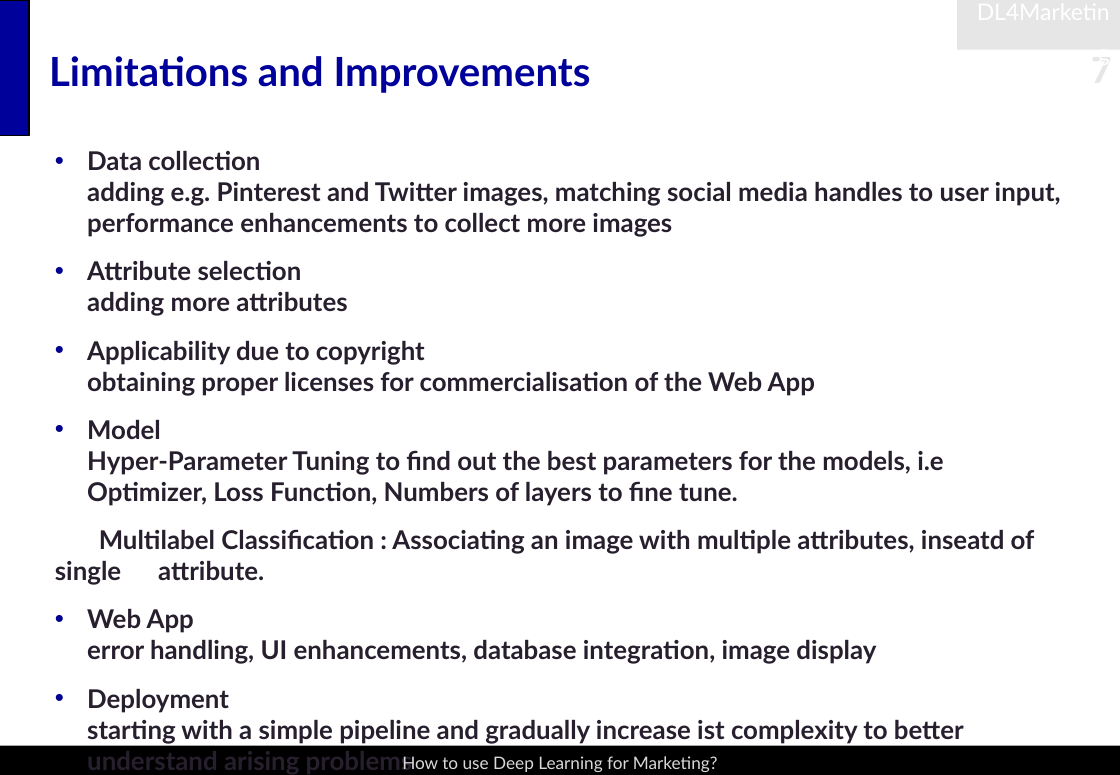
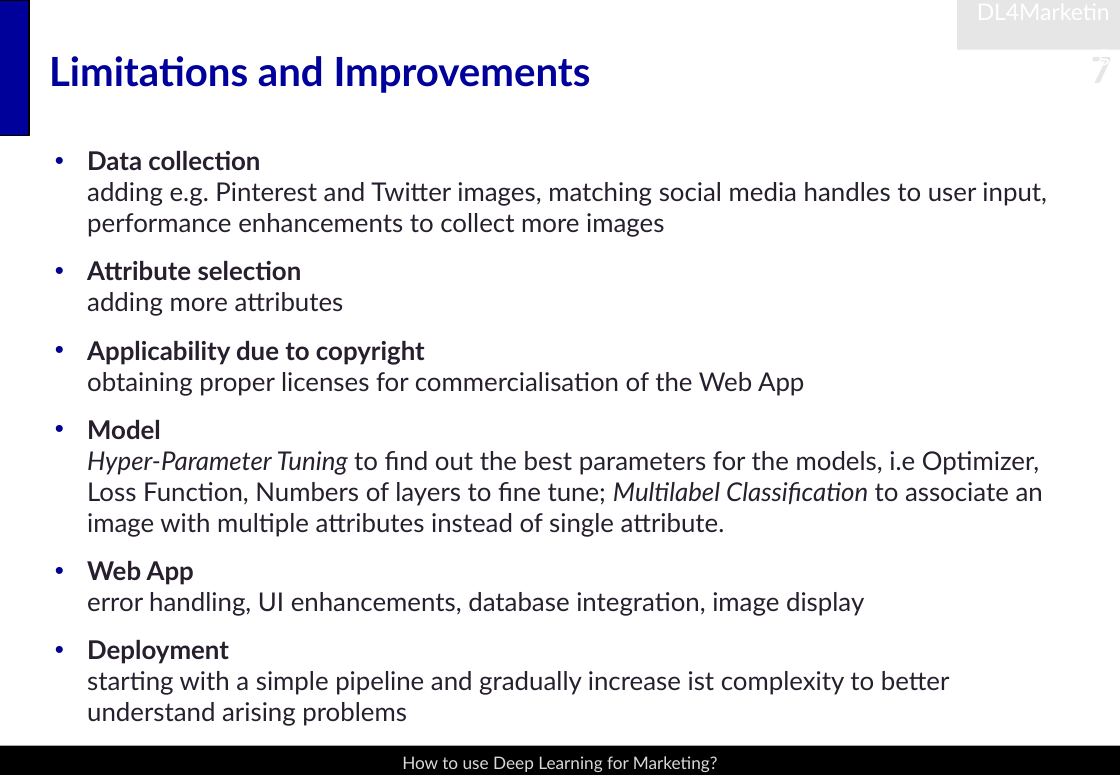
Before and after one commit to snoweZz/DLfM_BrandManagement, a slide deck: slide 7 of about_me/BrandManagement.pptx. Drawn at 1120x775 pixels with LibreOffice and Linux fonts; fonts in the diff are those of the drawing. Boxes give left, top, right and bottom in pixels: in the first picture for what was removed or moved away, otherwise in the second. Text is boxed around its words. In the diff, an @@ line names an element or a change of style, - is before the commit and + after.

```diff
--- a/about_me/BrandManagement.pptx
+++ b/about_me/BrandManagement.pptx
@@ text at (87,150,1047,726): bold off in "adding e.g. Pinterest and Twitter images, matching ...", "adding more attributes", "obtaining proper licenses for commercialisation of the ...", "error handling, UI enhancements, database integration, image ..." and 1 more places @@
@@ text at (87,419,1043,537): text changed; bold off @@
-• Model
-  Hyper-Parameter Tuning to find out the best parameters for the models, i.e Optimizer, Loss Function, Numbers of layers to fine tune.
-Multilabel Classification : Associating an image with multiple attributes, inseatd of single attribute.
+• Model Hyper-Parameter Tuning to find out the best parameters for the models, i.e Optimizer, Loss Function, Numbers of layers to fine tune; Multilabel Classification to associate an image with multiple attributes instead of single attribute.
```
Also in this commit, not shown: 5 other slides changed.
